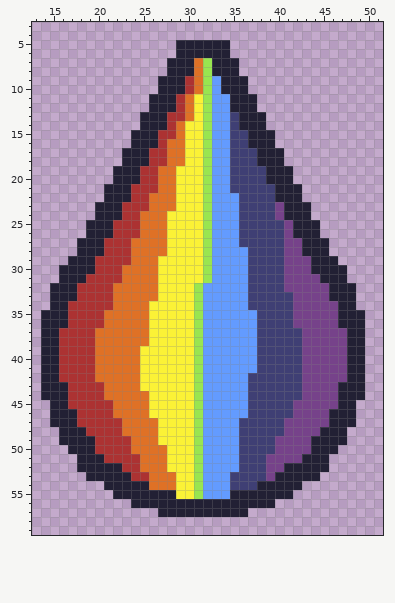
Two versions of one pixel-art sprite, icons/color_chooser_btn_icon.png. Above, as it was before the edit.
The file is 64x64 pixels. Shown: x 13..51, y 3..59.
After the commit:
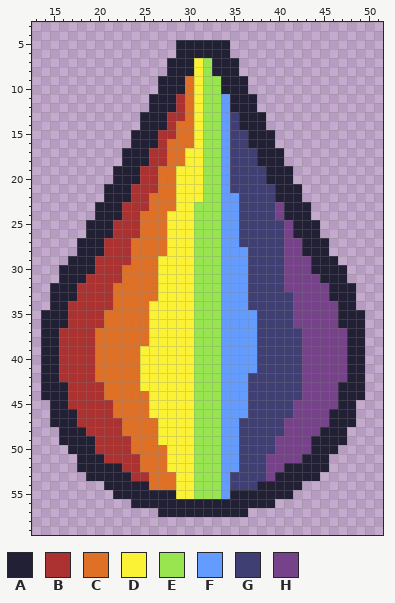
Palette (. is transparent): A #222034  B #ac3232  C #df7126  D #fbf236  E #99e550  F #639bff  G #3f3f74  H #76428a
The author wrote: you can now change the color of the window by clicking on the color chooser button and picking a color
The exact change:
y 7..8: x 31 C -> D
y 9..10: x 30..31 BC -> CD; x 33 F -> E
y 11..13: x 33 F -> E
y 14..16: x 30 D -> C; x 33 F -> E
y 17..22: x 33 F -> E
y 23..31: x 31 D -> E; x 33 F -> E
y 32..55: x 32..33 FF -> EE
Pixel boxes of the changes (left, top, right, bottom) in both pictures:
changed: (185, 58, 221, 499)
